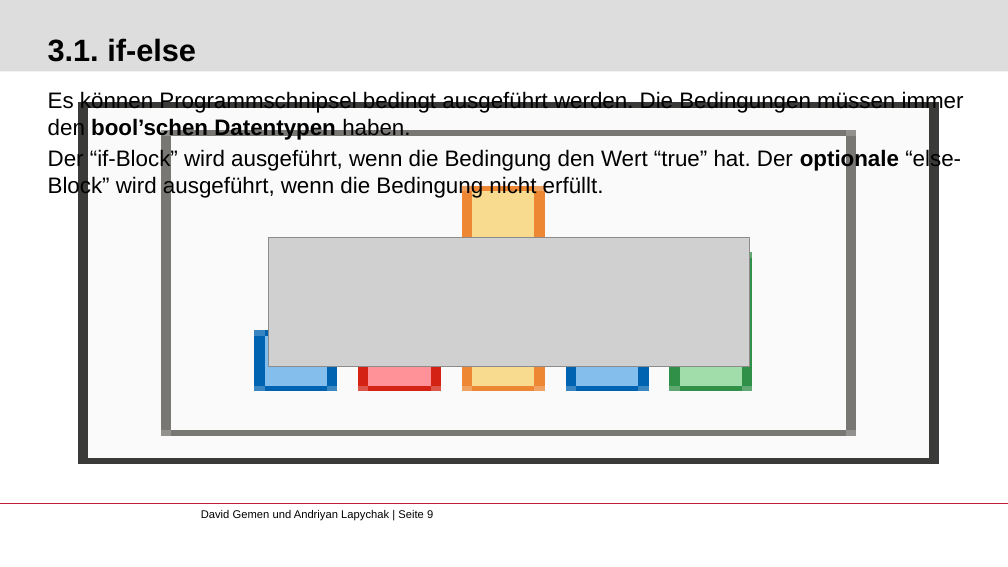
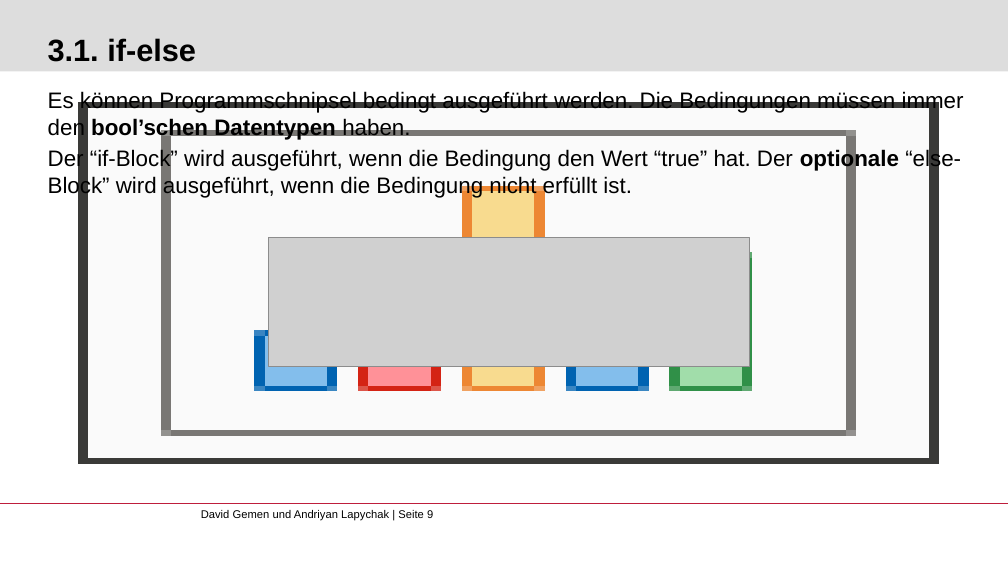
Before and after one commit to gemdav/Programmieren-1-Tutorium, a slide deck: slide 9 of slides/01_first_steps_with_java.pptx. Drawn at 1008x567 pixels with LibreOffice and Linux fonts; fonts in the diff are those of the drawing; grey boxes stand for pictures; background and template pictures are left out. Boxes give left, top, right and bottom in pixels: in the first picture for what was removed or moved away, otherwise in the second. Text is boxed around its words. In the diff, an @@ line names an element or a change of style, - is before the commit and + after.

```diff
--- a/slides/01_first_steps_with_java.pptx
+++ b/slides/01_first_steps_with_java.pptx
@@ text at (48, 149, 961, 198): text changed @@
-Der “if-Block” wird ausgeführt, wenn die Bedingung den Wert “true” hat. Der optionale “else-Block” wird ausgeführt, wenn die Bedingung nicht erfüllt.
+Der “if-Block” wird ausgeführt, wenn die Bedingung den Wert “true” hat. Der optionale “else-Block” wird ausgeführt, wenn die Bedingung nicht erfüllt ist.
```
Also in this commit, not shown: 1 other slide changed.
